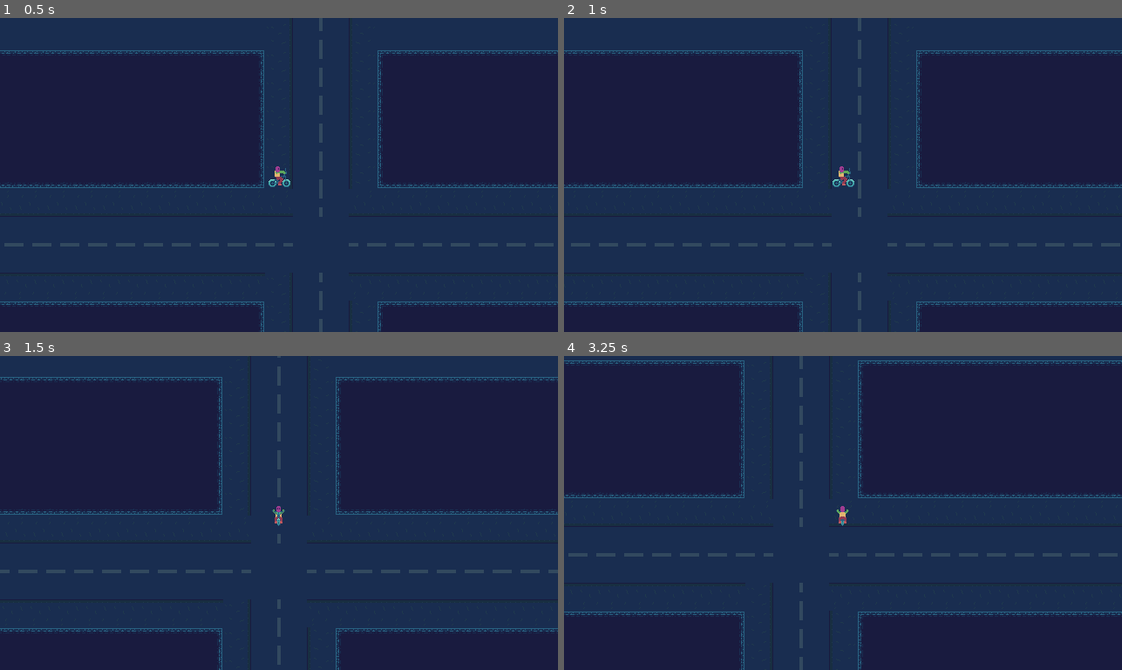
Above: before the commit, frames 1-4 (two rows, left to right).
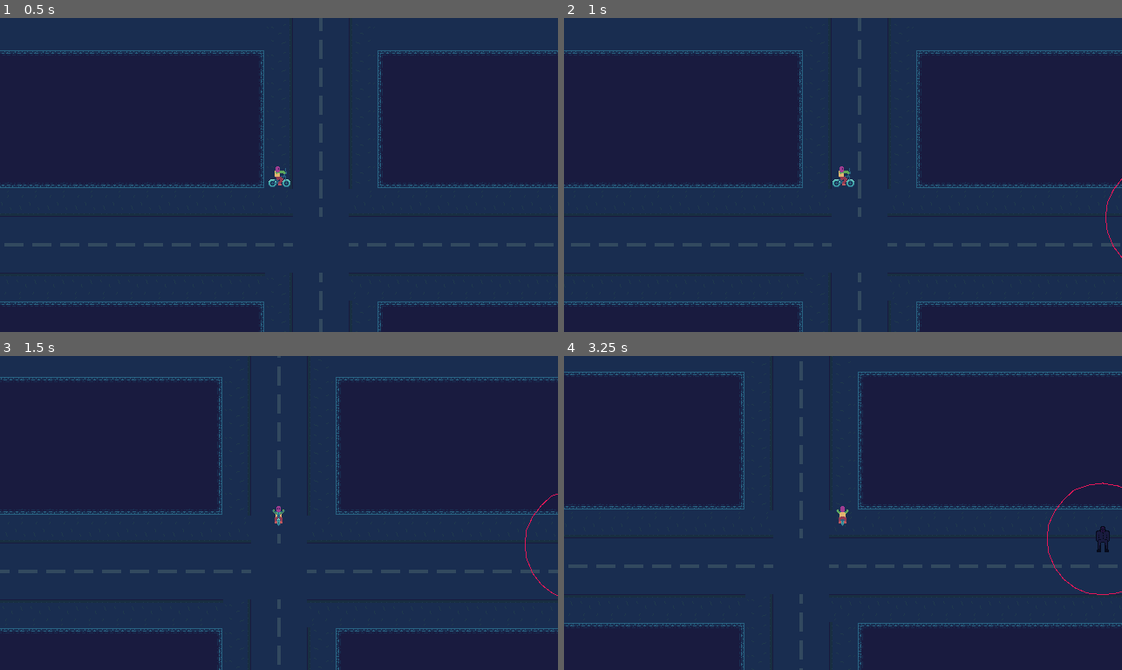
Above: after the commit, the same moments.

Repository: hawkstein/ludum-dare-59-signal
Game: Godot game, scene res://main.tscn
The game is run twice, just before and just after one commit, with the same random seed, the same clock (stepped at 60 frames per second) and the same inputs.
Inputs:
- Up to frame 1 (0.5 s): no input
- Up to frame 2 (1 s): tap Enter at 0.5 s; hold Right (right) from 0.53 s (still down); tap Space (lock_line) at 0.6 s
- Up to frame 3 (1.5 s): release Right (right) at 1.28 s; hold Down (down) from 1.28 s (still down); tap Space (lock_line) at 1.35 s
- Up to frame 4 (3.25 s): release Down (down) at 2.03 s; hold Right (right) 2.03-2.78 s; tap Space (lock_line) at 2.1, 2.85 s; hold Up (up) from 2.78 s (still down)

Frame 1 is identical in both runs. In frame 2, less than 0.1% of the frame differs, in the area x 97-100%, y 51-77%; in frame 3, less than 0.1%; in frame 4, 4.6%, in the area x 0-100%, y 0-100%.

Commit message:
update mib sprite and add a load of mib

Diff:
--- a/main.tscn
+++ b/main.tscn
@@ -3,6 +3,7 @@
 [ext_resource type="Script" uid="uid://bnq1urer87s81" path="res://main.gd" id="1_7mycd"]
 [ext_resource type="Texture2D" uid="uid://biquxa6irwrvo" path="res://world/tileset.png" id="1_ig7tw"]
 [ext_resource type="PackedScene" uid="uid://b42be3axcv1gi" path="res://player/player.tscn" id="2_0xm2m"]
+[ext_resource type="PackedScene" uid="uid://d2ag0ing1neyp" path="res://world/man-in-black.tscn" id="5_7mycd"]
 [ext_resource type="PackedScene" uid="uid://bp7i41v83uu7d" path="res://map/triangulation-map.tscn" id="5_lquwl"]
 
 [sub_resource type="TileMapPattern" id="TileMapPattern_1bvp3"]
@@ -67,5 +68,133 @@
 
 [node name="TriangulationMap" parent="MapLayer" unique_id=1199848996 instance=ExtResource("5_lquwl")]
 
+[node name="MIB" type="Node2D" parent="." unique_id=1108705490]
+
+[node name="ManInBlack" parent="MIB" unique_id=411042188 instance=ExtResource("5_7mycd")]
+position = Vector2(506, 206)
+
+[node name="ManInBlack2" parent="MIB" unique_id=925773998 instance=ExtResource("5_7mycd")]
+position = Vector2(33, 496)
+
+[node name="ManInBlack3" parent="MIB" unique_id=1941331492 instance=ExtResource("5_7mycd")]
+position = Vector2(-682, 370)
+
+[node name="ManInBlack4" parent="MIB" unique_id=1566894205 instance=ExtResource("5_7mycd")]
+position = Vector2(-376, -153)
+
+[node name="ManInBlack5" parent="MIB" unique_id=2042693250 instance=ExtResource("5_7mycd")]
+position = Vector2(-676, -479)
+
+[node name="ManInBlack6" parent="MIB" unique_id=1565786403 instance=ExtResource("5_7mycd")]
+position = Vector2(-1517, -122)
+
+[node name="ManInBlack7" parent="MIB" unique_id=1461990663 instance=ExtResource("5_7mycd")]
+position = Vector2(-1729, -490)
+
+[node name="ManInBlack8" parent="MIB" unique_id=1307266438 instance=ExtResource("5_7mycd")]
+position = Vector2(-1468, -903)
+
+[node name="ManInBlack9" parent="MIB" unique_id=738105442 instance=ExtResource("5_7mycd")]
+position = Vector2(-236, -848)
+
+[node name="ManInBlack10" parent="MIB" unique_id=609380864 instance=ExtResource("5_7mycd")]
+position = Vector2(770, -639)
+
+[node name="ManInBlack11" parent="MIB" unique_id=1250802020 instance=ExtResource("5_7mycd")]
+position = Vector2(1001, -1188)
+
+[node name="ManInBlack12" parent="MIB" unique_id=1240302542 instance=ExtResource("5_7mycd")]
+position = Vector2(621, -907)
+
+[node name="ManInBlack13" parent="MIB" unique_id=287690179 instance=ExtResource("5_7mycd")]
+position = Vector2(719, -189)
+
+[node name="ManInBlack14" parent="MIB" unique_id=1461205835 instance=ExtResource("5_7mycd")]
+position = Vector2(389, -560)
+
+[node name="ManInBlack15" parent="MIB" unique_id=1769580926 instance=ExtResource("5_7mycd")]
+position = Vector2(997, 384)
+
+[node name="ManInBlack16" parent="MIB" unique_id=263762965 instance=ExtResource("5_7mycd")]
+position = Vector2(997, 961)
+
+[node name="ManInBlack17" parent="MIB" unique_id=276704920 instance=ExtResource("5_7mycd")]
+position = Vector2(275, 987)
+
+[node name="ManInBlack18" parent="MIB" unique_id=2127689031 instance=ExtResource("5_7mycd")]
+position = Vector2(-673, 871)
+
+[node name="ManInBlack39" parent="MIB" unique_id=823034490 instance=ExtResource("5_7mycd")]
+position = Vector2(-1247, 513)
+
+[node name="ManInBlack40" parent="MIB" unique_id=846547283 instance=ExtResource("5_7mycd")]
+position = Vector2(-1514, 968)
+
+[node name="ManInBlack41" parent="MIB" unique_id=1489117153 instance=ExtResource("5_7mycd")]
+position = Vector2(-1507, 359)
+
+[node name="ManInBlack42" parent="MIB" unique_id=346185186 instance=ExtResource("5_7mycd")]
+position = Vector2(-1507, 359)
+
+[node name="ManInBlack19" parent="MIB" unique_id=1156431815 instance=ExtResource("5_7mycd")]
+position = Vector2(-1058, 1354)
+
+[node name="ManInBlack20" parent="MIB" unique_id=2101971741 instance=ExtResource("5_7mycd")]
+position = Vector2(-1923, 1036)
+
+[node name="ManInBlack21" parent="MIB" unique_id=570022545 instance=ExtResource("5_7mycd")]
+position = Vector2(-2270, 610)
+
+[node name="ManInBlack22" parent="MIB" unique_id=1008107278 instance=ExtResource("5_7mycd")]
+position = Vector2(-2027, 258)
+
+[node name="ManInBlack23" parent="MIB" unique_id=1099294729 instance=ExtResource("5_7mycd")]
+position = Vector2(-1712, 1662)
+
+[node name="ManInBlack24" parent="MIB" unique_id=546838722 instance=ExtResource("5_7mycd")]
+position = Vector2(165, 1384)
+
+[node name="ManInBlack25" parent="MIB" unique_id=368414119 instance=ExtResource("5_7mycd")]
+position = Vector2(1633, 1356)
+
+[node name="ManInBlack26" parent="MIB" unique_id=714760127 instance=ExtResource("5_7mycd")]
+position = Vector2(1835, 678)
+
+[node name="ManInBlack27" parent="MIB" unique_id=1142795631 instance=ExtResource("5_7mycd")]
+position = Vector2(1539, 568)
+
+[node name="ManInBlack28" parent="MIB" unique_id=764157220 instance=ExtResource("5_7mycd")]
+position = Vector2(2258, 272)
+
+[node name="ManInBlack29" parent="MIB" unique_id=2072958855 instance=ExtResource("5_7mycd")]
+position = Vector2(1557, -144)
+
+[node name="ManInBlack30" parent="MIB" unique_id=1384989478 instance=ExtResource("5_7mycd")]
+position = Vector2(1628, -470)
+
+[node name="ManInBlack31" parent="MIB" unique_id=839563890 instance=ExtResource("5_7mycd")]
+position = Vector2(1911, -773)
+
+[node name="ManInBlack32" parent="MIB" unique_id=1458343704 instance=ExtResource("5_7mycd")]
+position = Vector2(2478, -959)
+
+[node name="ManInBlack33" parent="MIB" unique_id=1401646368 instance=ExtResource("5_7mycd")]
+position = Vector2(1635, -863)
+
+[node name="ManInBlack34" parent="MIB" unique_id=638880005 instance=ExtResource("5_7mycd")]
+position = Vector2(2294, 952)
+
+[node name="ManInBlack35" parent="MIB" unique_id=1825378605 instance=ExtResource("5_7mycd")]
+position = Vector2(2264, 1343)
+
+[node name="ManInBlack36" parent="MIB" unique_id=1988890960 instance=ExtResource("5_7mycd")]
+position = Vector2(1224, 1244)
+
+[node name="ManInBlack37" parent="MIB" unique_id=1822102518 instance=ExtResource("5_7mycd")]
+position = Vector2(1272, 1676)
+
+[node name="ManInBlack38" parent="MIB" unique_id=999803681 instance=ExtResource("5_7mycd")]
+position = Vector2(1272, 1676)
+
 [connection signal="map_closed" from="MapLayer/TriangulationMap" to="." method="_on_triangulation_map_map_closed"]
 [connection signal="signal_triangulated" from="MapLayer/TriangulationMap" to="." method="_on_triangulation_map_signal_triangulated"]
--- a/player/player.tscn
+++ b/player/player.tscn
@@ -4,7 +4,7 @@
 [ext_resource type="Texture2D" uid="uid://byv18ixcxuu72" path="res://player/player.png" id="2_rkbax"]
 
 [sub_resource type="RectangleShape2D" id="RectangleShape2D_kqu6x"]
-size = Vector2(32, 32)
+size = Vector2(24, 20)
 
 [sub_resource type="Gradient" id="Gradient_rkbax"]
 offsets = PackedFloat32Array(0, 0.9836066)
@@ -63,6 +63,7 @@
 script = ExtResource("1_oul6g")
 
 [node name="CollisionShape2D" type="CollisionShape2D" parent="." unique_id=1514773918]
+position = Vector2(0, 4)
 shape = SubResource("RectangleShape2D_kqu6x")
 
 [node name="BikeShapes" type="Node2D" parent="." unique_id=1381430059]
--- a/world/man-in-black.tscn
+++ b/world/man-in-black.tscn
@@ -1,6 +1,7 @@
 [gd_scene format=3 uid="uid://d2ag0ing1neyp"]
 
 [ext_resource type="Script" uid="uid://dbasqce8ysu0b" path="res://world/man_in_black.gd" id="1_550yp"]
+[ext_resource type="Texture2D" uid="uid://7xdcth7mtfap" path="res://world/man-in-black.png" id="2_vqdas"]
 
 [sub_resource type="CircleShape2D" id="CircleShape2D_junav"]
 radius = 64.0
@@ -15,14 +16,13 @@
 position = Vector2(0, -13)
 shape = SubResource("CircleShape2D_junav")
 
-[node name="Polygon2D" type="Polygon2D" parent="." unique_id=58551891]
-position = Vector2(-16, -30)
-color = Color(0, 0, 0, 1)
-polygon = PackedVector2Array(12, 1, 11, 7, 2, 8, 2, 16, 2, 19, 8, 20, 9, 30, 22, 30, 24, 20, 28, 20, 28, 6, 20, 6, 19, 1)
-
 [node name="Line2D" type="Line2D" parent="." unique_id=989247371]
 points = PackedVector2Array(0, -77, -1, -77, 17, -74, 33, -68, 45, -58, 55, -45, 62, -30, 65, -13, 62, 4, 56, 19, 46, 32, 33, 43, 17, 49, 0, 51, -18, 49, -32, 43, -45, 33, -55, 20, -62, 3, -64, -13, -62, -30, -55, -45, -45, -58, -33, -69, -15, -75, 1, -77)
-width = 2.0
-default_color = Color(0.855405, 0.18104047, 0.002814205, 1)
+width = 1.0
+default_color = Color(0.8613717, 0.094879396, 0.34028402, 1)
+
+[node name="Sprite2D" type="Sprite2D" parent="Line2D" unique_id=533667298]
+position = Vector2(0, -13)
+texture = ExtResource("2_vqdas")
 
 [connection signal="body_entered" from="Area2D" to="." method="_on_area_2d_body_entered"]
Binary file added: world/man-in-black.png
Not shown, added: world/man-in-black.png.import
